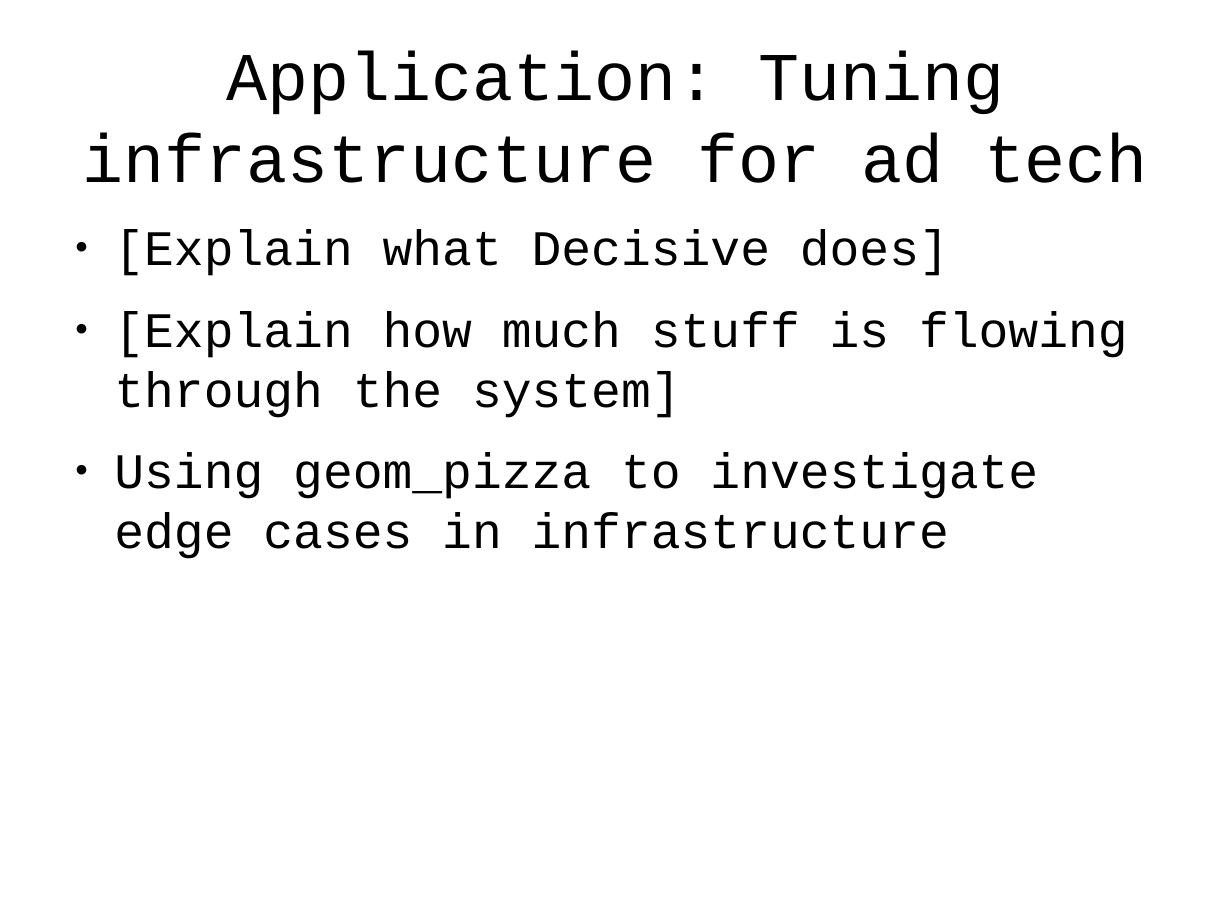
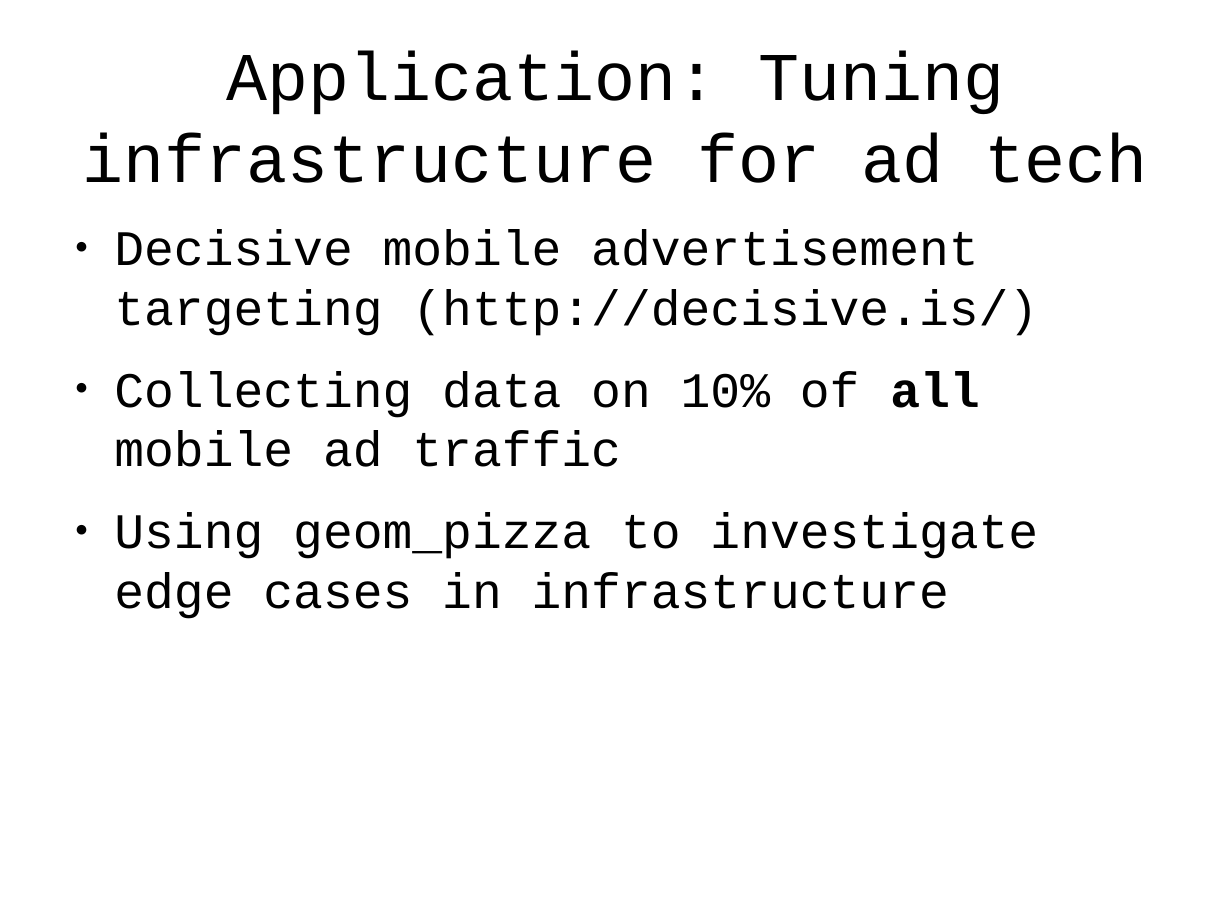
Before and after one commit to tlevine/gastronomification-big-data-talk, a slide deck: slide 14 of big-senses.odp (slide 13 before the commit). Drawn at 1232x924 pixels with LibreOffice and Linux fonts; fonts in the diff are those of the drawing; background and template pictures are left out. Boxes give left, top, right and bottom in pixels: in the first picture for what was removed or moved away, otherwise in the second. Text is boxed around its words. In the diff, an @@ line names an element or a change of style, - is before the commit and + after.

```diff
--- a/big-senses.odp
+++ b/big-senses.odp
@@ text at [114,230,1038,467]: text changed @@
-● [Explain what Decisive does]
-● [Explain how much stuff is flowing through the system]
+● Decisive mobile advertisement targeting (http://decisive.is/)
+● Collecting data on 10% of all mobile ad traffic
```
Also in this commit, not shown: 1 other slide changed, 5 slides added.
